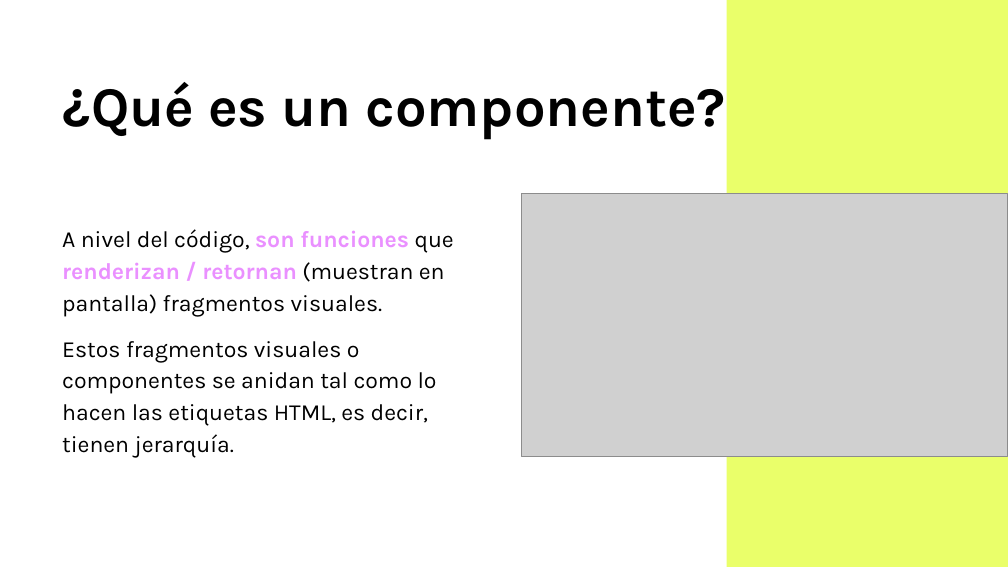
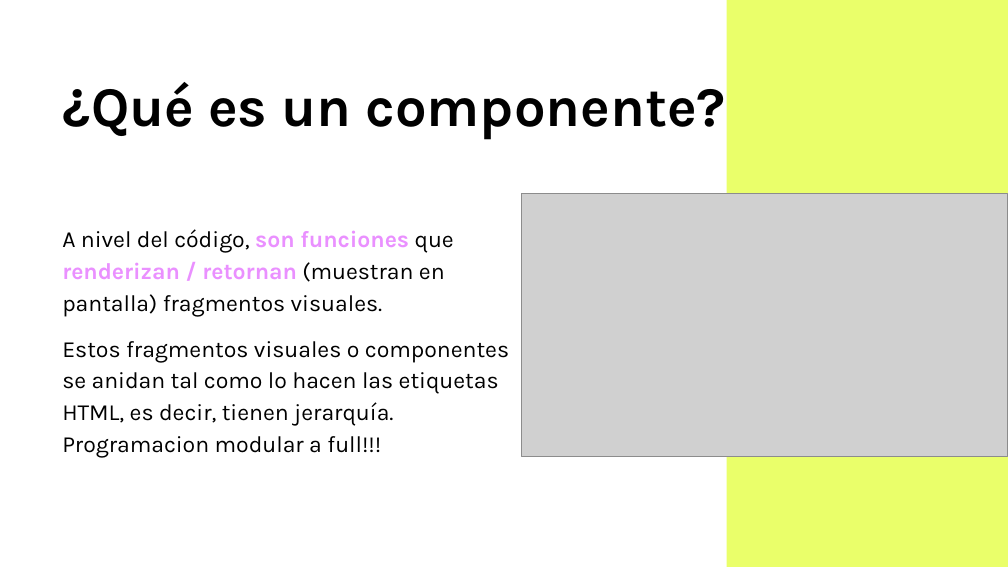
Before and after one commit to Arturogrottoli/Project-React-Js, a slide deck: slide 14 of Clase02/Unidad 2 - Clase en vivo.pptx (slide 15 before the commit). Drawn at 1008x567 pixels with LibreOffice and Linux fonts; fonts in the diff are those of the drawing; grey boxes stand for pictures; background and template pictures are left out. Boxes give left, top, right and bottom in pixels: in the first picture for what was removed or moved away, otherwise in the second. Text is boxed around its words. In the diff, an @@ line names an element or a change of style, - is before the commit and + after.

```diff
--- a/Clase02/Unidad 2 - Clase en vivo.pptx
+++ b/Clase02/Unidad 2 - Clase en vivo.pptx
@@ text at (62,341,509,458): text changed @@
-Estos fragmentos visuales o componentes se anidan tal como lo hacen las etiquetas HTML, es decir, tienen jerarquía.
+Estos fragmentos visuales o componentes se anidan tal como lo hacen las etiquetas HTML, es decir, tienen jerarquía.
+Programacion modular a full!!!
```
Also in this commit, not shown: 4 other slides changed, 1 slide removed.
